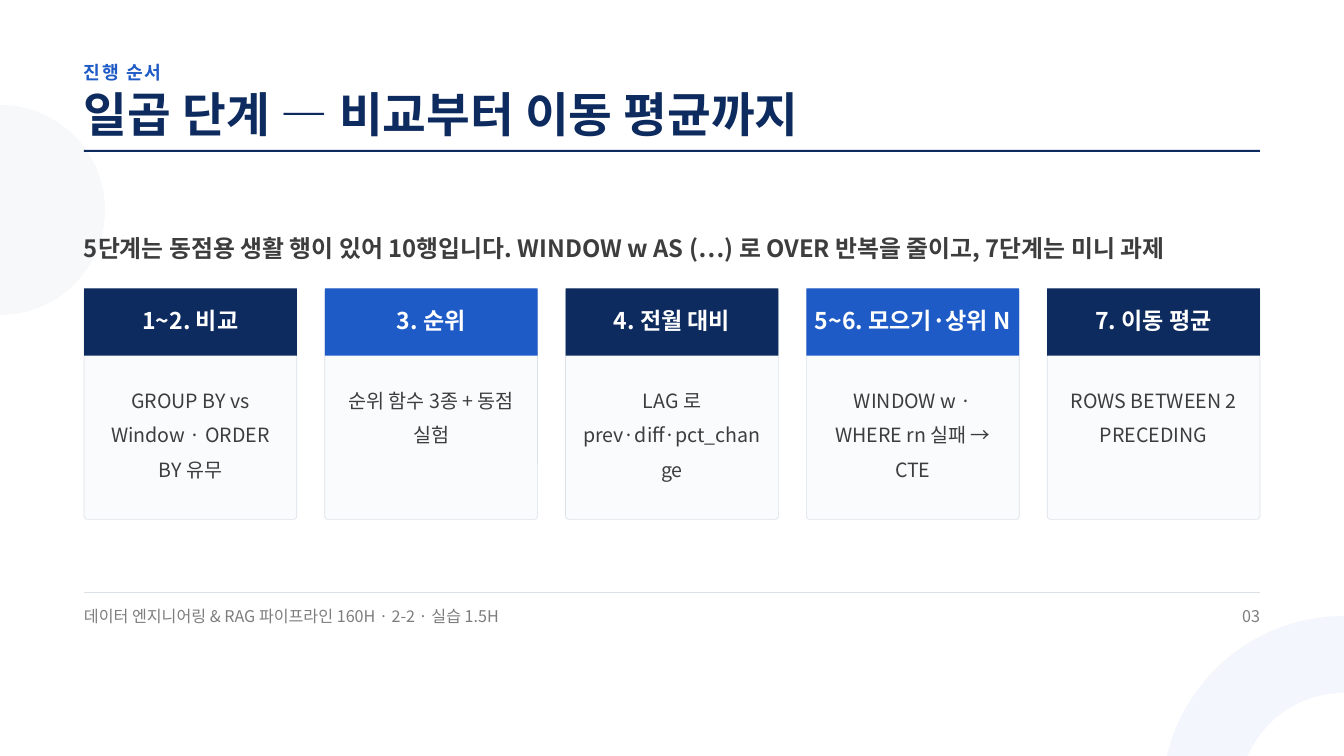
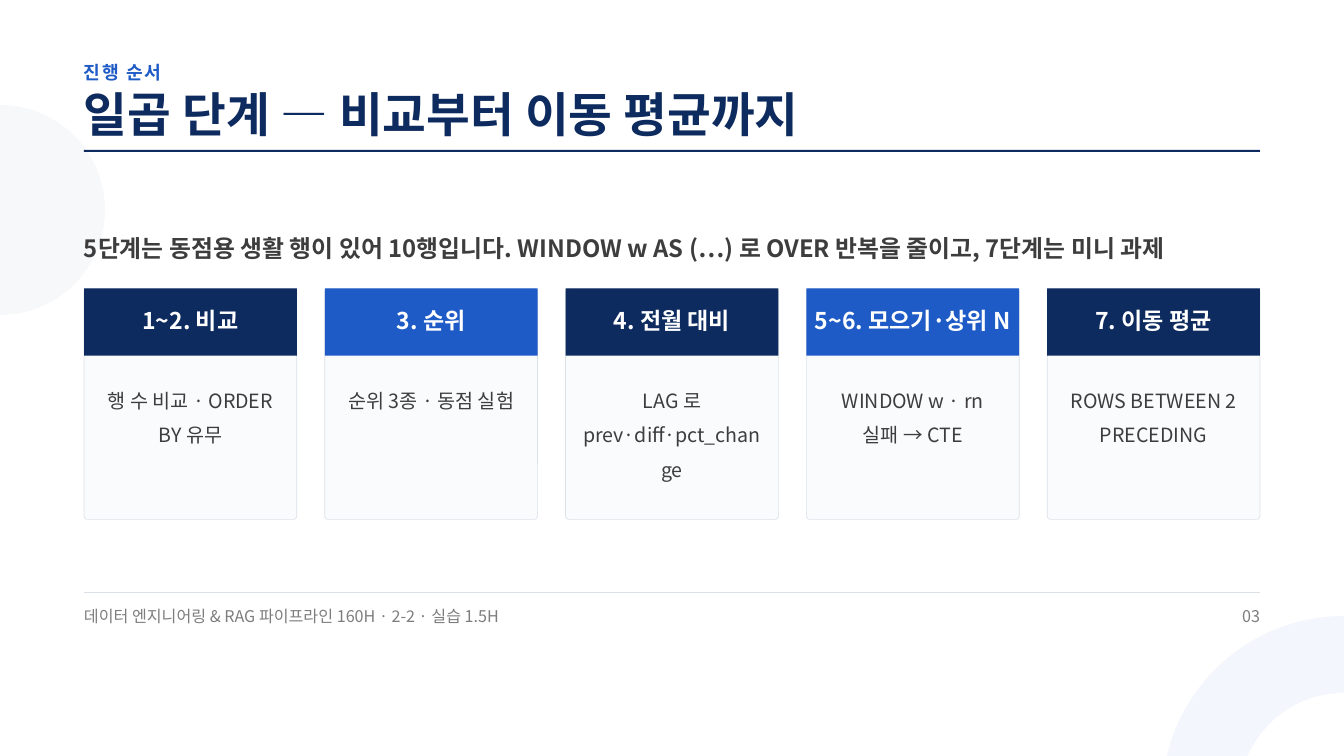
Before and after one commit to aebonlee/materials, a slide deck: slide 3 of data-eng/decks/w2d2s3.pptx. Drawn at 1344x756 pixels with LibreOffice and Linux fonts; fonts in the diff are those of the drawing. Boxes give left, top, right and bottom in pixels: in the first picture for what was removed or moved away, otherwise in the second. Text is boxed around its words. In the diff, an @@ line names an element or a change of style, - is before the commit and + after.

```diff
--- a/data-eng/decks/w2d2s3.pptx
+++ b/data-eng/decks/w2d2s3.pptx
@@ text at box(108, 391, 273, 444): text changed @@
-GROUP BY vs Window · ORDER BY 유무
+행 수 비교 · ORDER BY 유무
@@ text at box(348, 391, 514, 410): text changed @@
-순위 함수 3종 + 동점 실험
+순위 3종 · 동점 실험
@@ text at box(842, 393, 984, 444): text changed @@
-WINDOW w · WHERE rn 실패 → CTE
+WINDOW w · rn 실패 → CTE
```
Also in this commit, not shown: 4 other slides changed, 9 other files.
